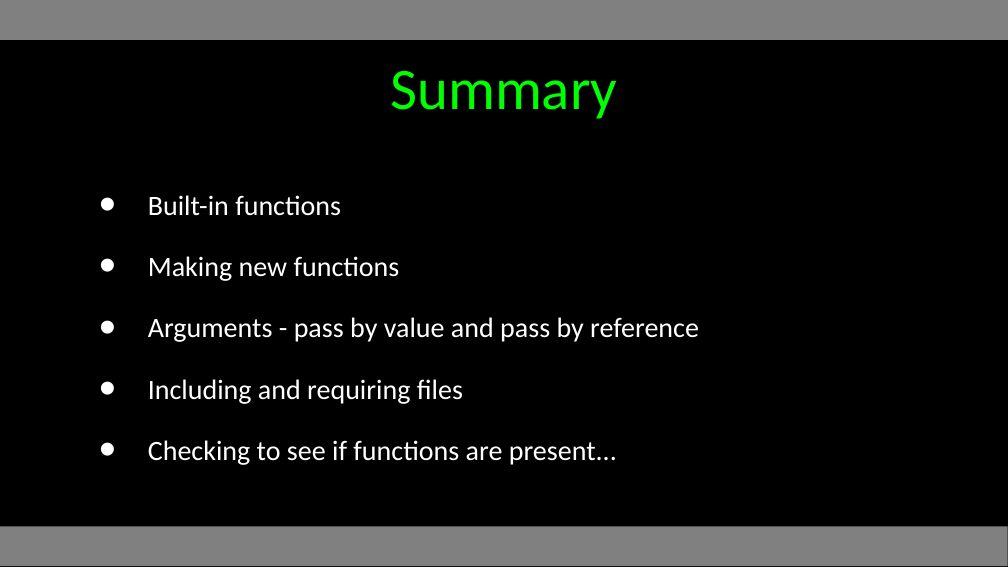
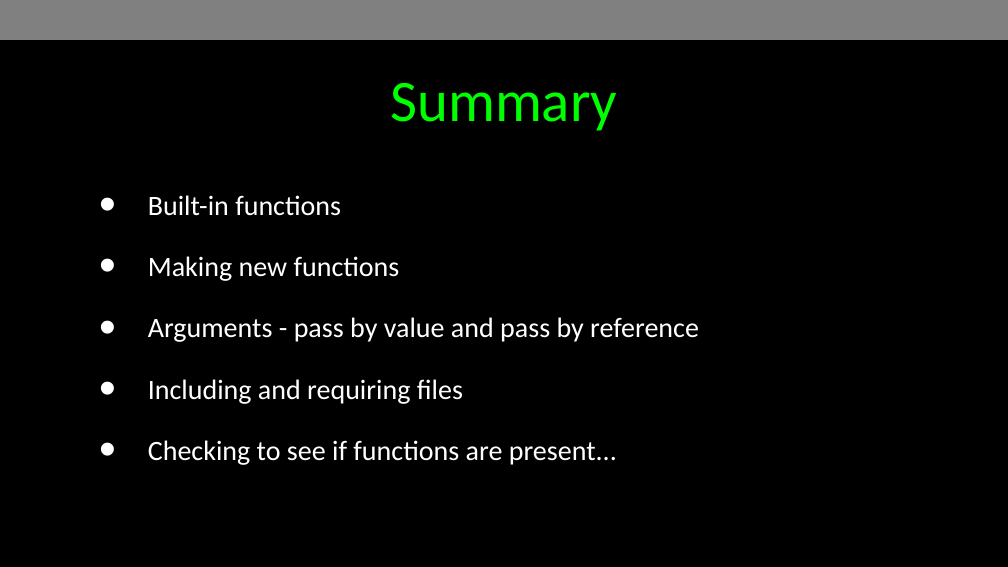
Before and after one commit to csev/wa4e, a slide deck: slide 30 of lectures/PHP-05-Functions.ppt. Drawn at 1008x567 pixels with LibreOffice and Linux fonts; fonts in the diff are those of the drawing. Boxes give left, top, right and bottom in pixels: in the first picture for what was removed or moved away, otherwise in the second. Text is boxed around its words. In the diff, an @@ line names an element or a change of style, - is before the commit and + after.

```diff
--- a/lectures/PHP-05-Functions.ppt
+++ b/lectures/PHP-05-Functions.ppt
@@ title "Summary" moved from (x1=390, y1=71, x2=617, y2=119) to (x1=390, y1=83, x2=617, y2=131) @@
@@ rectangle at (x1=0, y1=526, x2=1008, y2=566): fill #808080 to #000000 @@
```
Also in this commit, not shown: 30 other slides changed, 1 other file.
